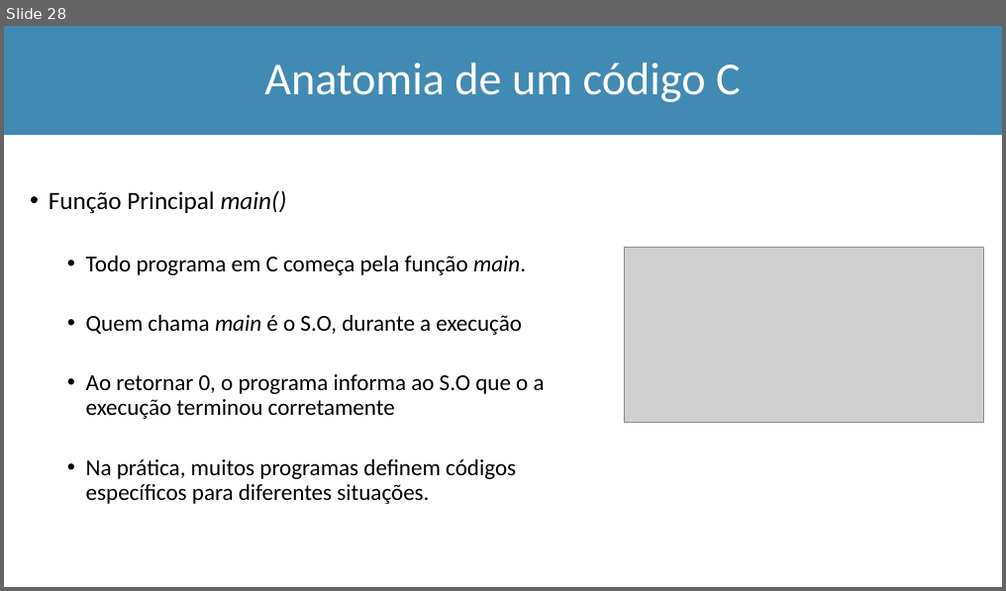
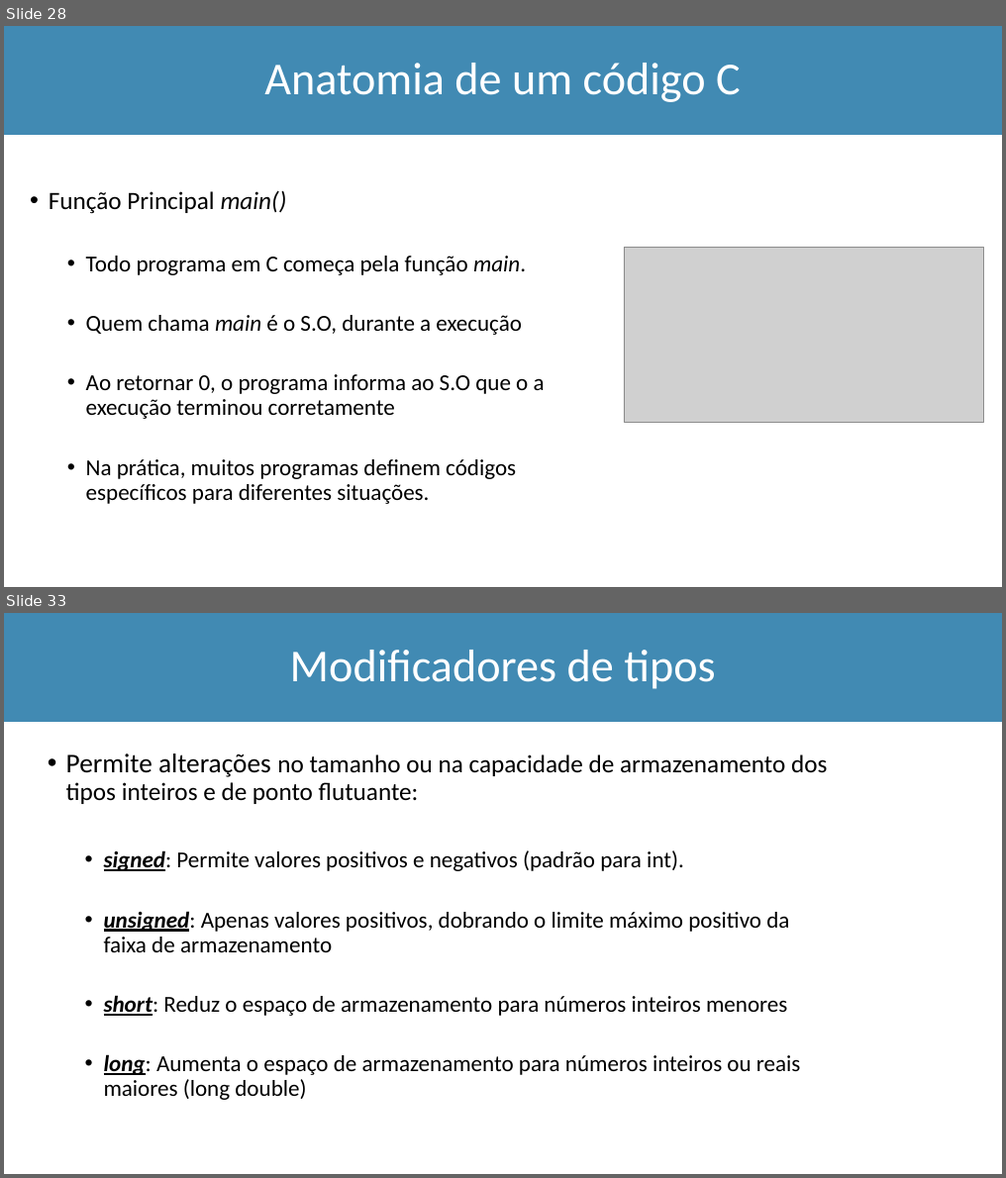
Before and after one commit to Marcio-Salmazo/Aulas, a slide deck: UNIUBE-LP/Teoria_LP.pptx. Shown one above the other, each under a label of ours: slide 28 before the commit, slides 28 and 33 after it; the slides between them are not shown. The pictures are 1006x591 and 1006x1178 pixels, drawn with LibreOffice and Linux fonts; fonts in the diff are those of the drawing; grey boxes stand for pictures. Boxes give left, top, right and bottom in pixels: in the first picture for what was removed or moved away, otherwise in the second. Text is boxed around its words. In the diff, an @@ line names an element or a change of style, - is before the commit and + after.

```diff
--- a/UNIUBE-LP/Teoria_LP.pptx
+++ b/UNIUBE-LP/Teoria_LP.pptx
@@ slide 33 added at [4,613,1002,1174], background #FFFFFF @@
@@ rectangle added at [4,613,1002,722], fill #418AB3, outline #418AB3 1 pt @@
@@ title added at [290,650,715,689], 44 pt, text #FFFFFF @@
+Modificadores de tipos
@@ text added at [66,754,827,1100], 22 pt, text #000000 @@
+• Permite alterações no tamanho ou na capacidade de armazenamento dos tipos inteiros e de ponto flutuante:
+  • signed: Permite valores positivos e negativos (padrão para int).
+  • unsigned: Apenas valores positivos, dobrando o limite máximo positivo da faixa de armazenamento
+  • short: Reduz o espaço de armazenamento para números inteiros menores
+  • long: Aumenta o espaço de armazenamento para números inteiros ou reais maiores (long double)
```
Also in this commit, not shown: 14 other slides added, 4 other files.
